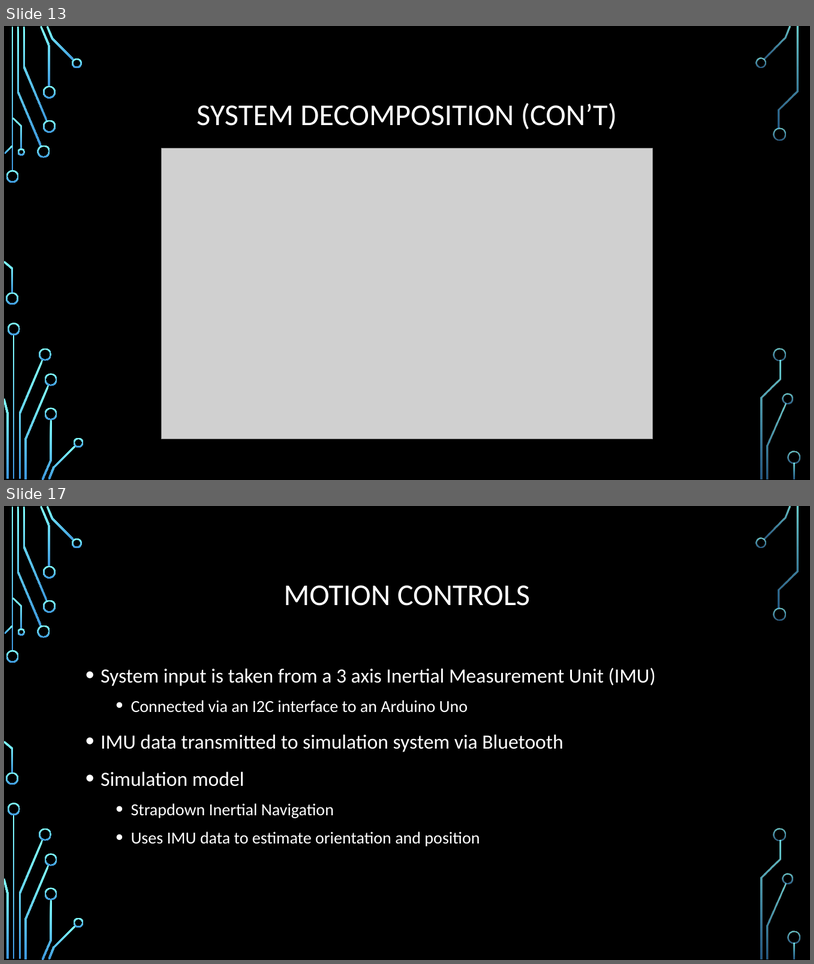
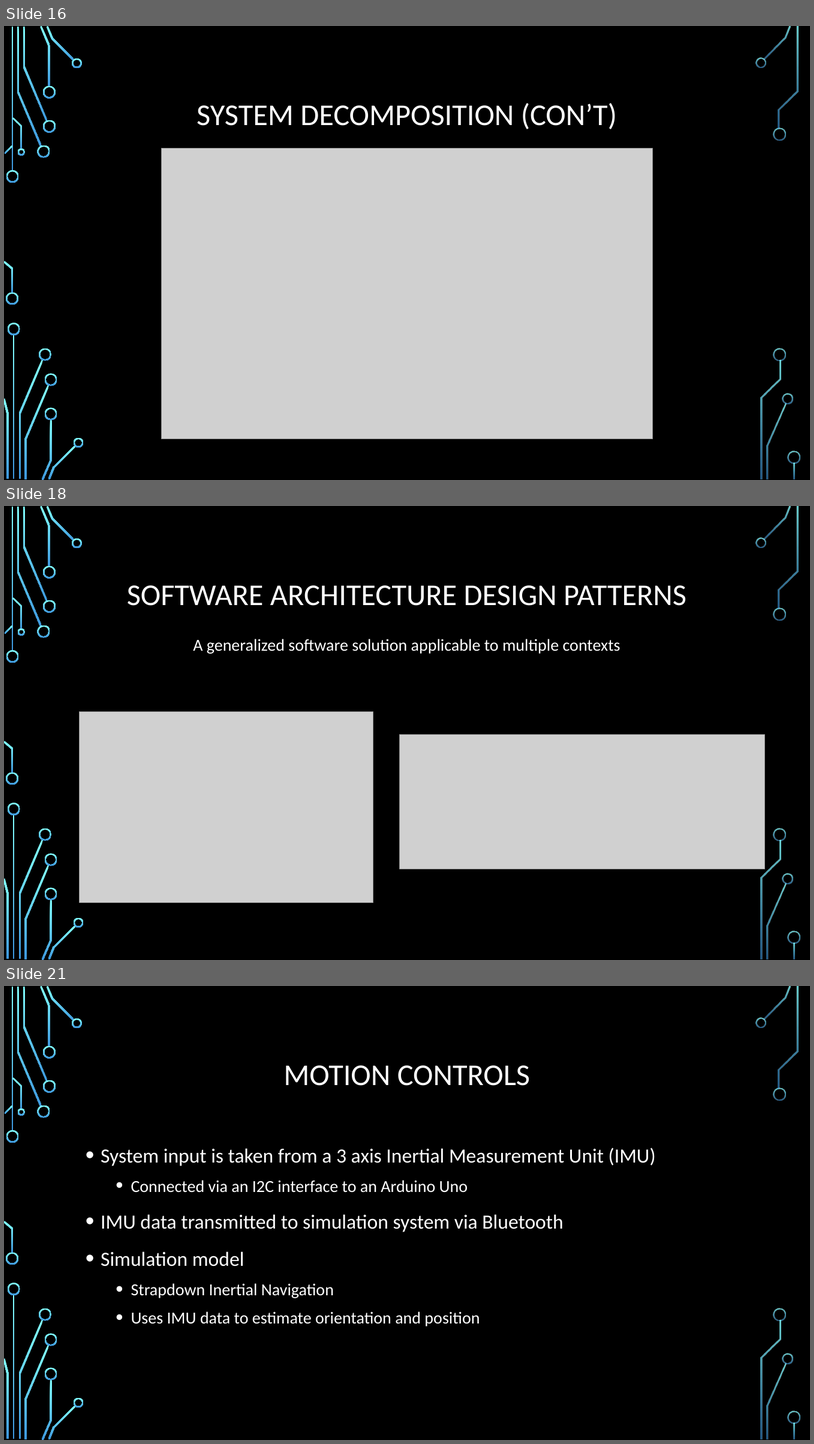
Before and after one commit to TechDevTom/HEMAUnityScripts, a slide deck: Documentation/Presentation.pptx. Shown one above the other, each under a label of ours: slides 13 and 17 before the commit, slides 16, 18 and 21 after it; the slides between them are not shown. The pictures are 814x964 and 814x1444 pixels, drawn with LibreOffice and Linux fonts; fonts in the diff are those of the drawing; grey boxes stand for pictures; background and template pictures are left out. Boxes give left, top, right and bottom in pixels: in the first picture for what was removed or moved away, otherwise in the second. Text is boxed around its words. In the diff, an @@ line names an element or a change of style, - is before the commit and + after.

```diff
--- a/Documentation/Presentation.pptx
+++ b/Documentation/Presentation.pptx
@@ slide 18 added at (4, 506, 810, 960), background picture (left out); not listed: 36 template elements that a slide beside it also shows @@
@@ title added at (127, 585, 687, 606), 36 pt, text #FFFFFF @@
+SOFTWARE ARCHITECTURE DESIGN PATTERNS
@@ text added at (193, 639, 621, 654), 20 pt, text #FFFFFF @@
+A generalized software solution applicable to multiple contexts
@@ picture added at (80, 711, 373, 902) @@
@@ picture added at (400, 735, 765, 869) @@
@@ what was slide 13 is now slide 16 @@
@@ what was slide 17 is now slide 21 @@
```
Also in this commit, not shown: 2 slides changed, 7 other slides added, 1 slide removed.
